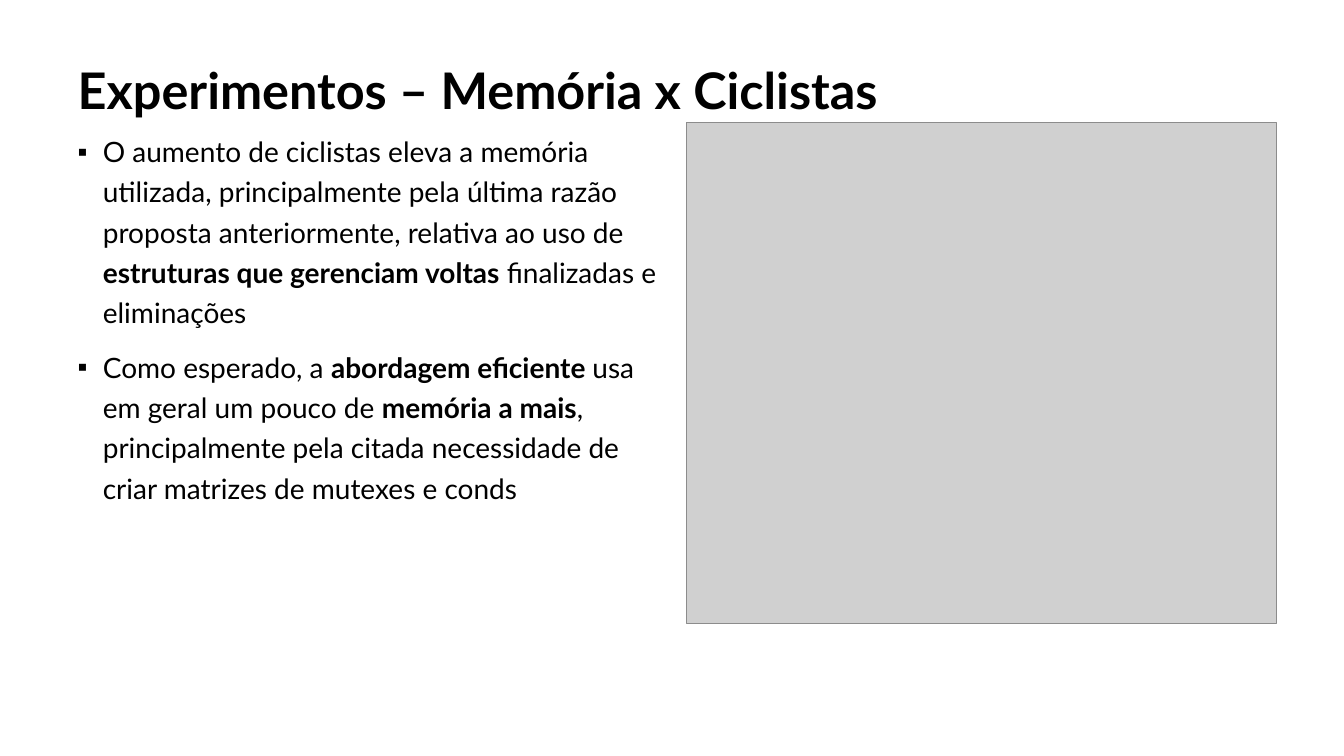
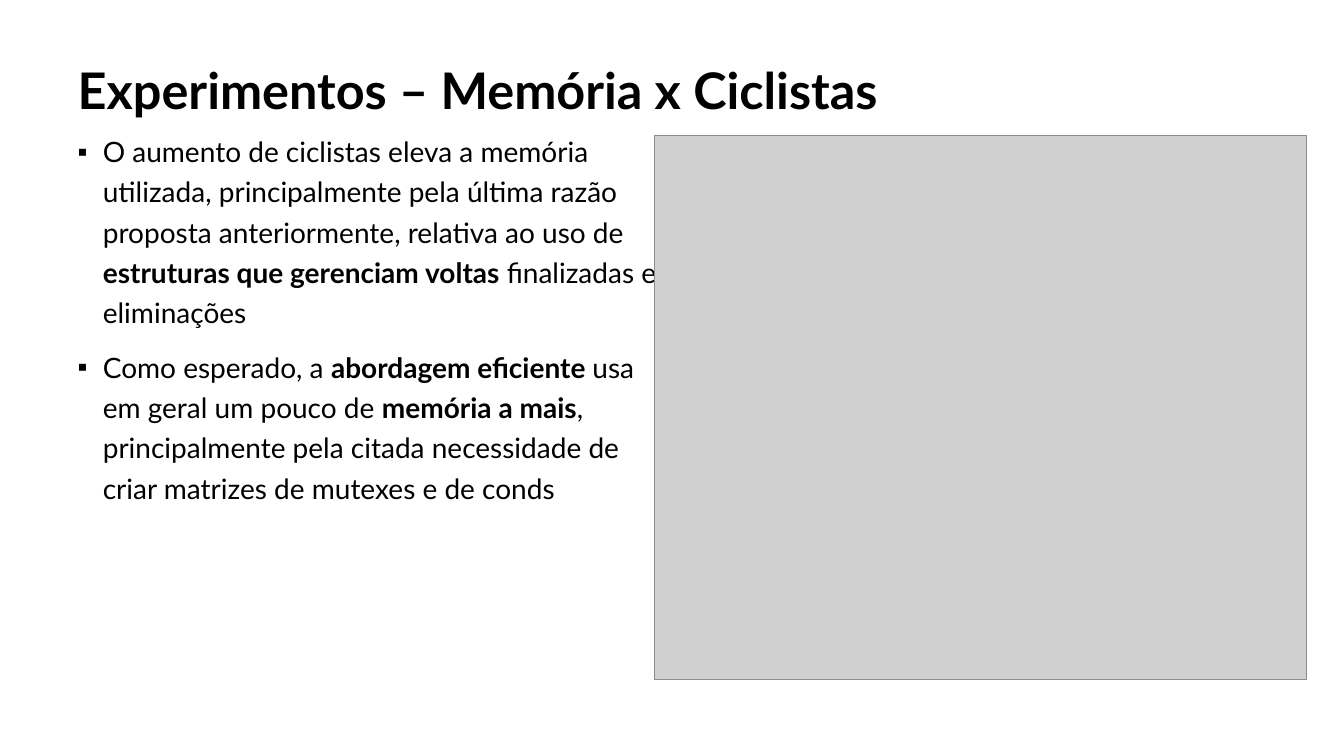
Before and after one commit to MagoDaZueira/MAC0422-EPs, a slide deck: slide 10 of EP2/apresentação/slides.pptx. Drawn at 1344x756 pixels with LibreOffice and Linux fonts; fonts in the diff are those of the drawing; grey boxes stand for pictures. Boxes give left, top, right and bottom in pixels: in the first picture for what was removed or moved away, otherwise in the second. Text is boxed around its words. In the diff, an @@ line names an element or a change of style, - is before the commit and + after.

```diff
--- a/EP2/apresentação/slides.pptx
+++ b/EP2/apresentação/slides.pptx
@@ picture: place and size @@
-picture at (687, 123, 1276, 624)
+picture at (655, 135, 1308, 680)
@@ text at (103, 357, 634, 500): text changed @@
-▪ Como esperado, a abordagem eficiente usa em geral um pouco de memória a mais, principalmente pela citada necessidade de criar matrizes de mutexes e conds
+▪ Como esperado, a abordagem eficiente usa em geral um pouco de memória a mais, principalmente pela citada necessidade de criar matrizes de mutexes e de conds
```
Also in this commit, not shown: 4 other slides changed, 2 other files.
